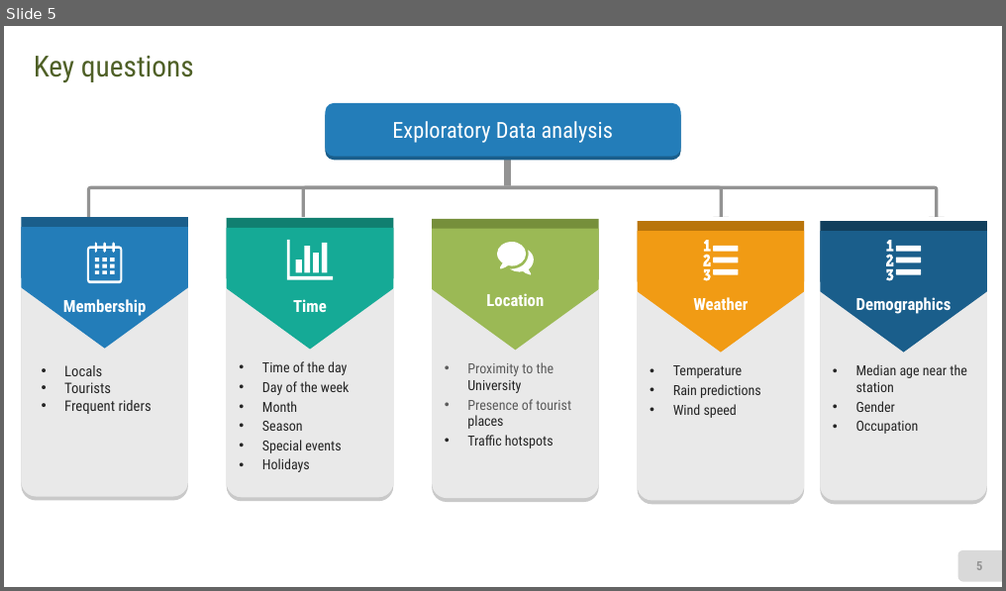
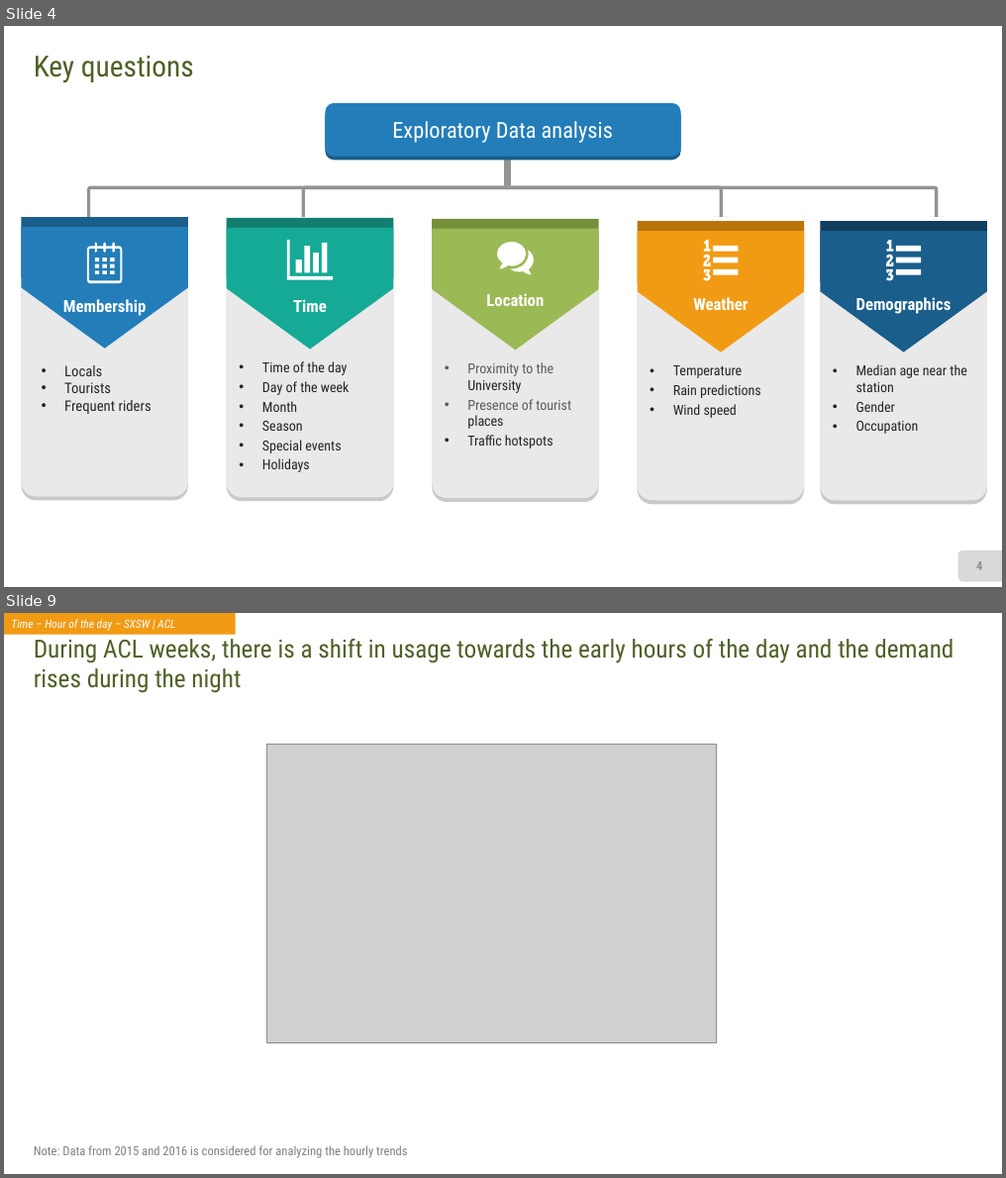
Before and after one commit to akhilesh-reddy/Strategy-consulting-for-bike-sharing, a slide deck: Group Project Final presentation.pptx. Shown one above the other, each under a label of ours: slide 5 before the commit, slides 4 and 9 after it; the slides between them are not shown. The pictures are 1006x591 and 1006x1178 pixels, drawn with LibreOffice and Linux fonts; fonts in the diff are those of the drawing; grey boxes stand for pictures. Boxes give left, top, right and bottom in pixels: in the first picture for what was removed or moved away, otherwise in the second. Text is boxed around its words. In the diff, an @@ line names an element or a change of style, - is before the commit and + after.

```diff
--- a/Group Project Final presentation.pptx
+++ b/Group Project Final presentation.pptx
@@ slide 9 added at [4, 613, 1002, 1174], background #FFFFFF @@
@@ rectangle added at [4, 613, 236, 635], fill #F19B14, 11 pt, text #FFFFFF, italic @@
+Time – Hour of the day – SXSW | ACL
@@ text added at [34, 639, 953, 693], 24 pt, text #4F6027 @@
+During ACL weeks, there is a shift in usage towards the early hours of the day and the demand rises during the night
@@ picture added at [266, 744, 716, 1044] @@
@@ text added at [34, 1146, 407, 1158], 12 pt, text #808080 @@
+Note: Data from 2015 and 2016 is considered for analyzing the hourly trends
@@ what was slide 5 is now slide 4 @@
@@ page number at [976, 562, 982, 570]: text changed @@
-5
+4
```
Also in this commit, not shown: 9 other slides added, 10 slides removed.
